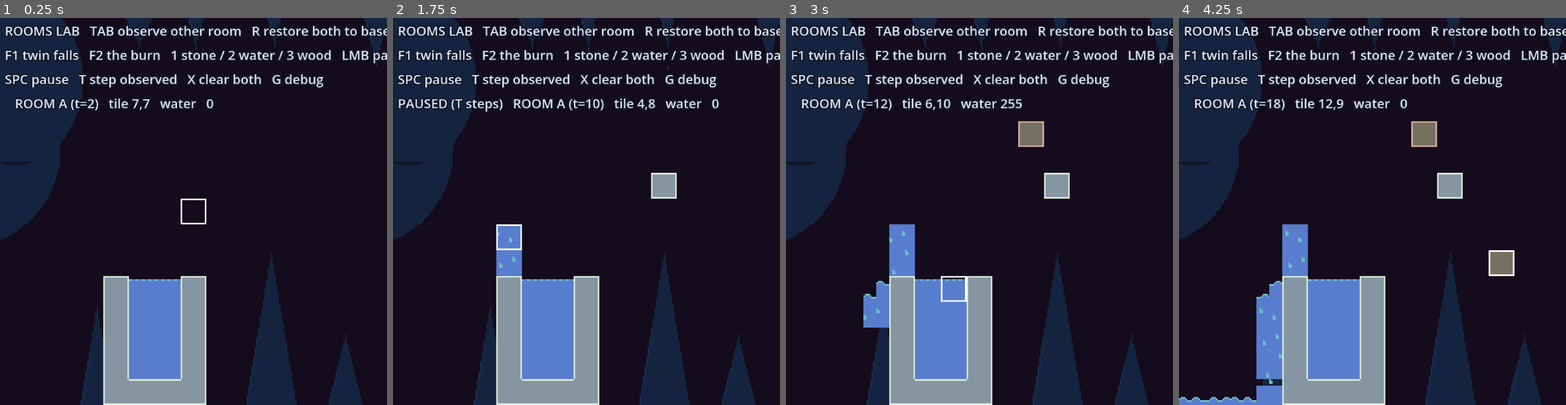
Above: before the commit, frames 1-4 (left to right).
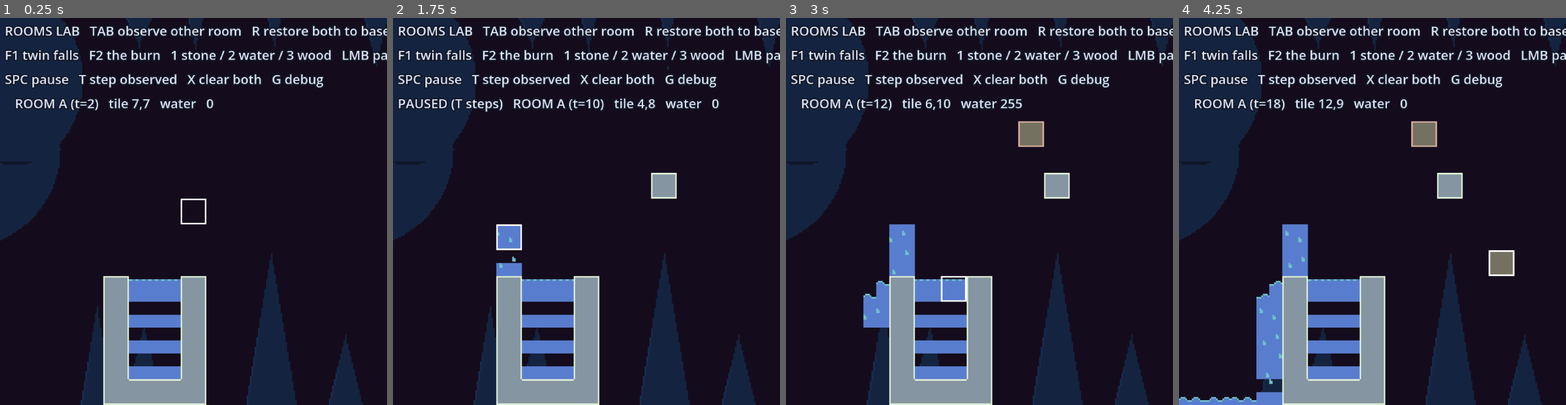
Above: after the commit, the same moments.

Repository: ssjmarx/witchgame
Game: Godot game, scene res://scenes/testing/test_rooms.tscn
Two runs of this game, one before a commit and one after it. Both use one fixed random seed, a clock stepped at 60 frames per second and the inputs below. The project has no main scene, so this scene is started directly.
Inputs (mouse positions are in pixels of both pictures, inside the frame that each line leads up to):
- Up to frame 1 (0.25 s): no input
- Up to frame 2 (1.75 s): tap Enter at 0.5 s; move the mouse to (671, 192) at 0.52 s; hold D from 0.53 s (still down); tap 1 at 0.6 s; click (671, 192) at 0.67 s; tap Space at 0.77, 1.25, 1.52 s; tap 2 at 0.8, 1.35 s; move the mouse to (509, 230) at 1.27 s; click (509, 230) at 1.42 s; tap 3 at 1.55 s
- Up to frame 3 (3 s): tap Enter at 2 s; move the mouse to (1018, 126) at 2.02 s; release D at 2.03 s; hold A 2.03-2.78 s; tap 3 at 2.1 s; click (1018, 126) at 2.17 s; tap 4 at 2.3, 2.85 s; tap Space at 2.75 s; move the mouse to (960, 288) at 2.77 s; hold D from 2.78 s (still down); click (960, 288) at 2.92 s
- Up to frame 4 (4.25 s): keep holding D; tap Space at 3.02, 3.77 s; tap 5 at 3.05, 3.6 s; tap Enter at 3.5 s; move the mouse to (1488, 269) at 3.52 s; click (1488, 269) at 3.67 s; tap 6 at 3.8 s

The runs differ from the first frame. In frame 1, 1.4% of the frame differs, in the area x 33-47%, y 73-90%; in frame 2, 1.6%, in the area x 26-47%, y 60-90%; in frame 3, 1.4%; in frame 4, 1.5%.

Commit message:
fixed minor flicker 1

Diff:
--- a/scripts/render/liquids.gd
+++ b/scripts/render/liquids.gd
@@ -33,7 +33,7 @@
 var _bank_tick := -1   # the tick frontier -- the bank spends on sim ticks, never paints (the frame loop renders many times per tick)
 var _pin: PackedByteArray   # the pass-transient pin (one byte per column): 0 = none, else 1 + the KIND index of the animating surface above (wave, wave replay, or bottom-row crest) -- pins the single supported wet tile below to full rows; no chaining; needs the top-down pass (world §9)
 var _body: PackedByteArray   # the pass-transient body flag (one byte per column): did the tile above draw any liquid body (rows, waves, crests -- never droplets or waterfall fills)? A crest may only draw where this is clear -- the topmost tile of a body
-var ease_h: PackedByteArray   # the eased surface height per tile (lines 0-16 in bits 0-4, stepped-parity in bit 5, 255 = never drawn): the level draw may only move one sprite step (2 lines) per two ticks -- temporal quantization for the standing picture, the bank's gift extended to plain water (world §9)
+var ease_h: PackedByteArray   # the eased surface per tile (bits 0-2 the displayed sprite step 0-4, bits 3-5 the pending desired step, bits 6-7 the stability count, 255 = never drawn): the standing picture changes only after the desired step holds four ticks -- temporal quantization for plain water, the bank's gift extended past the specials (world §9)
 
 ## Bind the sim pair the renderer binds; the layer reads state, it never writes it. The wave bank rides along, zeroed at birth.
 func _init(terrain: GridStone, field: GridWater) -> void:
@@ -49,7 +49,7 @@
 	ease_h.fill(255)
 
 
-## Paint one tile's liquid: resting bodies distribute their  …(1249 unchanged characters)…  rain. The standing surface eases: the drawn height chases its desired value one sprite step (2 lines) per two ticks (`ease_h`), so pins, overrides, and the pour sawtooth slide instead of snapping. Split tiles (diagonal pairs) render as …(484 unchanged characters)…
+## Paint one tile's liquid: resting bodies distribute their  …(1249 unchanged characters)…  rain. The standing surface eases: the desired height quantizes to a sprite step and the displayed step follows only after it holds stable four ticks (`ease_h`) -- a sawtooth across a quantization boundary never flashes the picture. Split tiles (diagonal pairs) render as …(484 unchanged characters)…
 func paint(x: int, y: int, px: int, py: int, blit: Callable) -> void:
 	var i := stone.idx(x, y)
 	if y == 0:
@@ -191,7 +191,7 @@
 	# the standing body: the open bottom row shares the volume, the remainder rides the top; the eased surface chases this desired height one sprite step per two ticks (the full-water override desires a solid column and eases to it instead of snapping)
 	var override := _pin[x] != 0 or (acl == CL_H and d_t > 0)
 	var desired_h := 16 if override else mini(d_b + d_t, 16)
-	var disp := _ease_step(i, desired_h)
+	var disp := _eased_lines(i, desired_h)
 	d_b = clampi(disp, 0, 8)
 	d_t = clampi(disp - 8, 0, 8)
 	if single_pocket:
@@ -338,21 +338,25 @@
 	return _liquid_total(b) + 64 * TilePacket.POPCOUNT[pk.occlusion_bits(b)] + TilePacket.SUB_DISPLACE * pk.get_actor_claim(b) >= 240
 
 
-## The eased surface height at tile i: one sprite step (2 lines) per two ticks toward the desired height, gated on tick parity like the bank's frontier; the sentinel snaps on first sight (a loaded scene must not fill its pools on camera), as does a gap of a full tile's worth (terrain edited under water).
-func _ease_step(i: int, desired: int) -> int:
+## The eased surface at tile i, as total lines (a sprite step x2): the desired height quantizes to a sprite step (0/2/4/6/8 lines) and the displayed step follows only after the desired holds stable four ticks -- a sawtooth across a quantization boundary never flips the picture (world §9). The sentinel snaps on first sight (a loaded scene must not fill its pools on camera), as does a gap of two steps or more (terrain edited under water).
+func _eased_lines(i: int, desired_h: int) -> int:
+	var want: int = clampi((desired_h + 1) >> 1, 0, 4)
 	var b := ease_h[i]
 	if b == 255:
-		ease_h[i] = desired
-		return desired
-	var disp := b & 31
-	if maxi(disp, desired) - mini(disp, desired) >= 16:
-		ease_h[i] = desired
-		return desired
-	var parity := (water.tick_count & 1) << 5
-	if (b & 32) != parity:
-		disp = mini(disp + 2, desired) if disp < desired else maxi(disp - 2, desired)
-		ease_h[i] = disp | parity
-	return disp
+		ease_h[i] = want | (want << 3)
+		return want * 2
+	var cur := b & 7
+	var pend := (b >> 3) & 7
+	var stable := (b >> 6) & 3
+	if pend != want:
+		pend = want
+		stable = 0
+	elif stable < 3:
+		stable += 1
+	if stable >= 3 and cur != pend:
+		cur = pend
+	ease_h[i] = cur | (pend << 3) | (stable << 6)
+	return cur * 2
 
 ## The kind for a draw: the dry-gap replay override while a banked picture plays out, else the live read.
 func _kind_now(i: int, liq: int) -> String:
--- a/scripts/testing/probe_pinch2.gd
+++ b/scripts/testing/probe_pinch2.gd
@@ -53,6 +53,35 @@
 		print("PASS: no leak subtile drew liquid at any sampled tick")
 	else:
 		print("FAIL: %d leak blits across samples" % fails)
+	# the flash hunt: tile (1,3) -- subtiles (2,6),(3,6) -- every blit with role and cell, two passes
+	print("--- flash hunt: tile (1,3) ---")
+	var pk3 := room.stone.packet
+	var watch: int = pk3.idx(1, 3)
+	var dv: bool = room.stone.drains_v(1, 3)
+	for pass_name in ["trickle", "no-feed"]:
+		room.restore(s)   # fresh census per pass
+		var rd2 := ElementRenderer.new(room.stone, room.water, 99)
+		print("[%s] drains_v(1,3)=%s" % [pass_name, dv])
+		for t in 300:
+			if pass_name == "trickle" and t % 3 == 0:
+				room.water.add_water(0, 2, 16)
+			room.sand.tick()
+			room.water.tick()
+			# paint the column top-down so pin/body state is real, then read the watched tile
+			var blits: Array[Vector2i] = []
+			var roles: Array[String] = []
+			var rec2 := func(kind: String, role: String, bx: int, by: int) -> void:
+				blits.append(Vector2i(bx, by))
+				roles.append(role)
+			for ty in [1, 2, 3]:
+				rd2.liquids.paint(1, ty, 16, ty * 16, rec2)
+			var liq13: int = room.water.get_water(1, 3)
+			if blits.size() > 0:
+				for bi in blits.size():
+					if blits[bi].y >= 48 and blits[bi].y < 64:   # inside tile (1,3)
+						print("t%d %s: %s @(%d,%d) liq13=%d bank=%d ease=%d" % [t, pass_name, roles[bi], blits[bi].x, blits[bi].y, liq13, rd2.liquids.wave_left[watch], rd2.liquids.ease_h[watch]])
+			elif t % 8 == 0:
+				print("t%d %s: (quiet) liq12=%d liq13=%d liq14=%d bank=%d ease=%d pin=%d" % [t, pass_name, room.water.get_water(1, 2), liq13, room.water.get_water(1, 4), rd2.liquids.wave_left[watch], rd2.liquids.ease_h[watch], rd2.liquids._pin[1]])
 	quit()
 
 ## One line per tile: occlusion pattern, so the pinch's tile alignment is readable.
